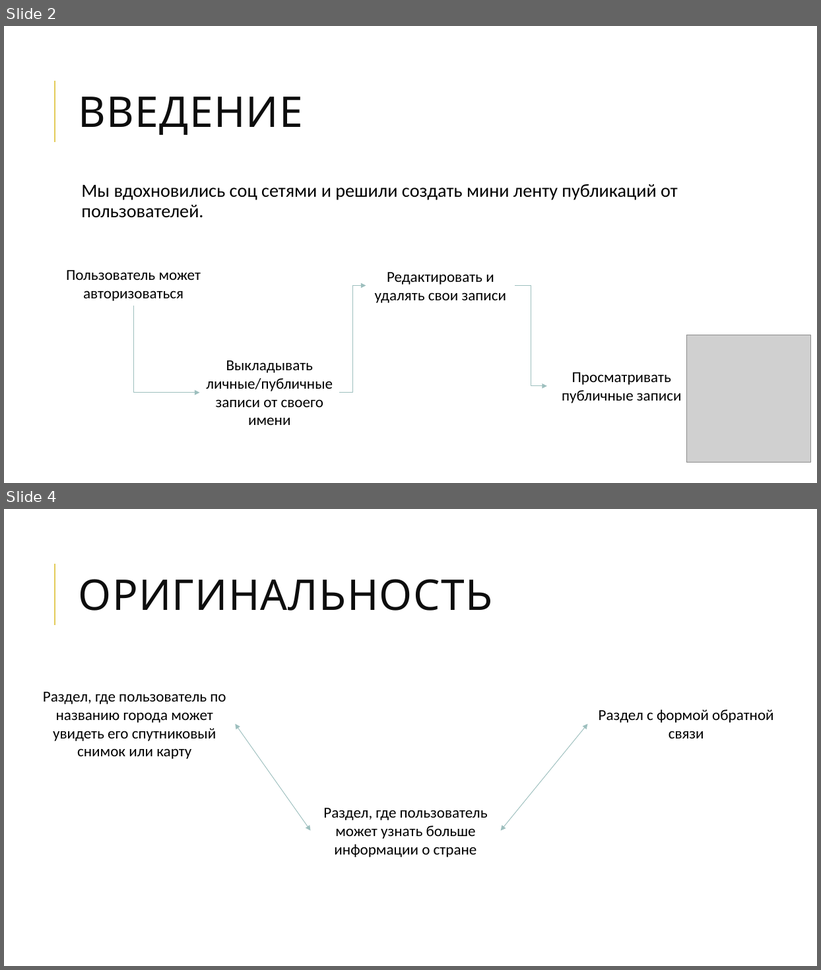
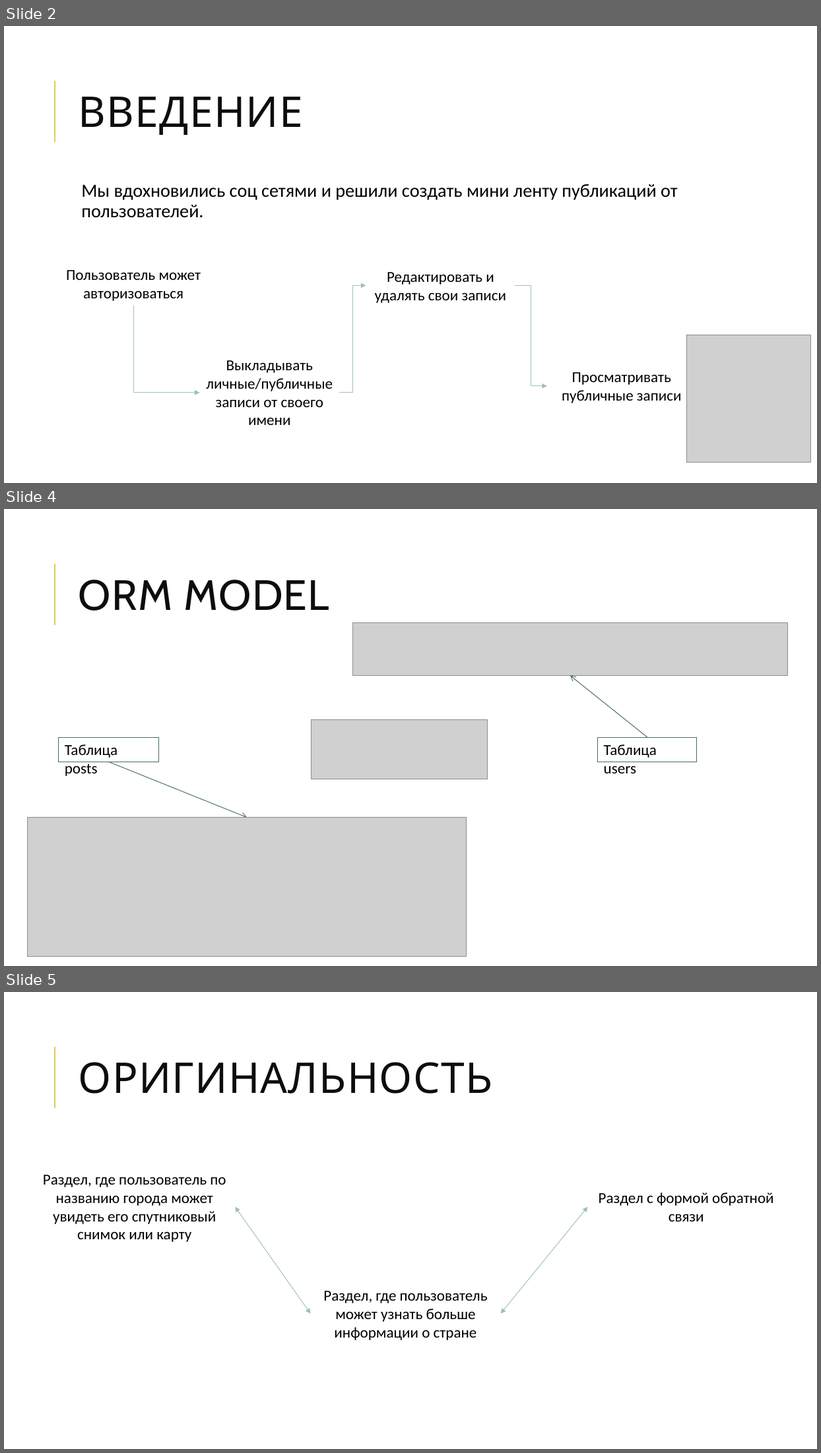
Before and after one commit to git21git/WEB_Project, a slide deck: Презентация WEB.pptx. Shown one above the other, each under a label of ours: slides 2 and 4 before the commit, slides 2, 4 and 5 after it; the slides between them are not shown. The pictures are 821x970 and 821x1453 pixels, drawn with LibreOffice and Linux fonts; fonts in the diff are those of the drawing; grey boxes stand for pictures. Boxes give left, top, right and bottom in pixels: in the first picture for what was removed or moved away, otherwise in the second. Text is boxed around its words. In the diff, an @@ line names an element or a change of style, - is before the commit and + after.

```diff
--- a/Презентация WEB.pptx
+++ b/Презентация WEB.pptx
@@ slide 4 added at (x1=4, y1=509, x2=817, y2=966), background #FFFFFF; not listed: 1 template element that a slide beside it also shows @@
@@ title added at (x1=79, y1=580, x2=329, y2=611), 50 pt, text #0D0D0D @@
+ORM MODEL
@@ picture added at (x1=353, y1=623, x2=787, y2=675) @@
@@ arrow added from (648, 738) to (571, 675), #456968 0.75 pt @@
@@ picture added at (x1=311, y1=720, x2=488, y2=779) @@
@@ rectangle added at (x1=59, y1=738, x2=159, y2=762), outline #456968 0.75 pt, 18 pt, text #000000 @@
+Таблица posts
@@ rectangle added at (x1=598, y1=738, x2=698, y2=762), outline #456968 0.75 pt, 18 pt, text #000000 @@
+Таблица users
@@ arrow added from (109, 762) to (247, 818), #456968 0.75 pt @@
@@ picture added at (x1=28, y1=818, x2=467, y2=956) @@
@@ what was slide 4 is now slide 5 @@
```
Also in this commit, not shown: 1 slide changed, 1 other slide added, 2 other files.
